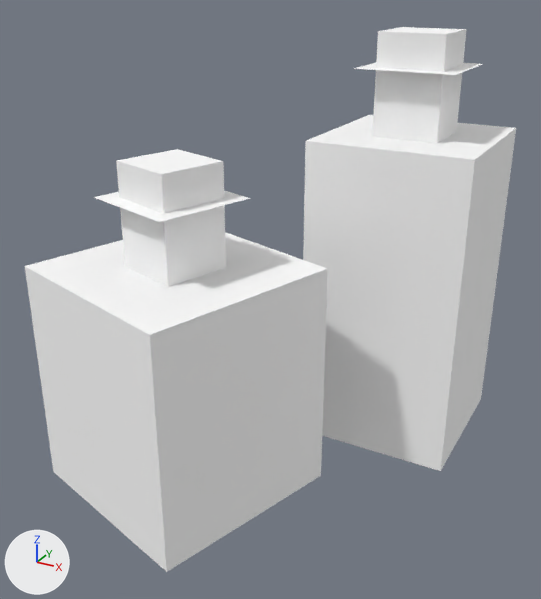
A saved change to the OBJ model src/main/resources/assets/alconautics/models/block/tincture_mixed.obj.
One viewpoint serves both versions: a 50 mm lens placed at (1.11, -1.679, 0.912), pointed at (0.48, -0.535, 0.34). The lights are fixed; the arrows at lower left show +X, +Y and +Z. The first picture is the older version. Where no turn or scale is listed for an object, it has been applied to the vertices. Vertices at exactly the same position are counted once.

The scene before the commit, as lines of its bpy script (objects in view):
```python
me_tincture_mixed = bpy.data.meshes.new('tincture_mixed')
me_tincture_mixed.from_pydata(...)  # 56 vertices, 36 faces; spans x 0.14..0.812, y -0.923..-0.125, z 0.0..0.812
# faces by material slot: [18, 18]
me_tincture_mixed.materials.append(mat_tex0)  # its picture is missing
me_tincture_mixed.materials.append(mat_tex1)  # its picture is missing
ob_tincture_mixed = bpy.data.objects.new('tincture_mixed', me_tincture_mixed)
ob_tincture_mixed.location = (0.0, 0.0, 0.0)
```
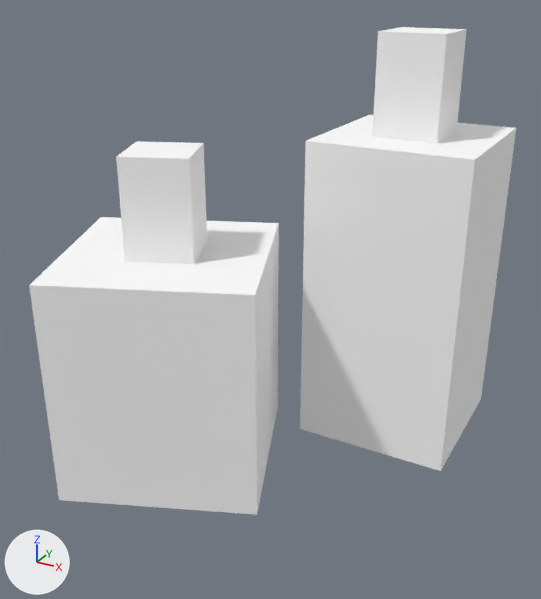
The newer file is also turned or shifted as a whole; pictures and numbers use the older file's frame.

Location of each change, [x1, y1, x2, y2] in pixels of the pictures (541 x 599 px; the box of a moved part takes in the faces that stretch with it):
'tincture_mixed', reshaped (10% shorter)
    before: [25, 27, 516, 572]
    after: [29, 27, 516, 515]
part 1 of me_tincture_mixed, moved or reshaped
    before: [116, 149, 226, 287]
    after: [116, 141, 207, 264]
part 2 of me_tincture_mixed, moved or reshaped
    before: [25, 232, 328, 572]
    after: [29, 217, 279, 515]
part 3 of me_tincture_mixed, deleted
    before: [94, 191, 250, 222]
part 4 of me_tincture_mixed, deleted
    before: [354, 63, 482, 75]

The edits, one by one:
me_tincture_mixed is used by ob_tincture_mixed; location (0.0, 0.0, 0.0).
me_tincture_mixed had 56 vertices, 36 faces and spanned x 0.14..0.812, y -0.923..-0.125, z 0.0..0.812.
me_tincture_mixed now has 32 vertices, 24 faces and spans x 0.068..0.812, y -0.87..-0.125, z 0.0..0.812.
me_tincture_mixed part 1: the loose piece of 8 vertices spanning x 0.297..0.453, y -0.766..-0.609, z 0.438..0.625 is turned 40 degrees about the z axis through its middle, then moved by (-0.062, 0.062, 0.0).
me_tincture_mixed part 2: the loose piece of 8 vertices spanning x 0.14..0.61, y -0.923..-0.452, z 0.0..0.438 is turned 40 degrees about the z axis through its middle, then moved by (-0.063, 0.062, 0.0).
me_tincture_mixed part 3: the loose piece of 4 vertices spanning x 0.257..0.493, y -0.805..-0.57, z 0.563 is deleted.
me_tincture_mixed part 4: the loose piece of 4 vertices spanning x 0.562..0.75, y -0.375..-0.187, z 0.75 is deleted.
Other edits to the shape of me_tincture_mixed do not show in these pictures.
